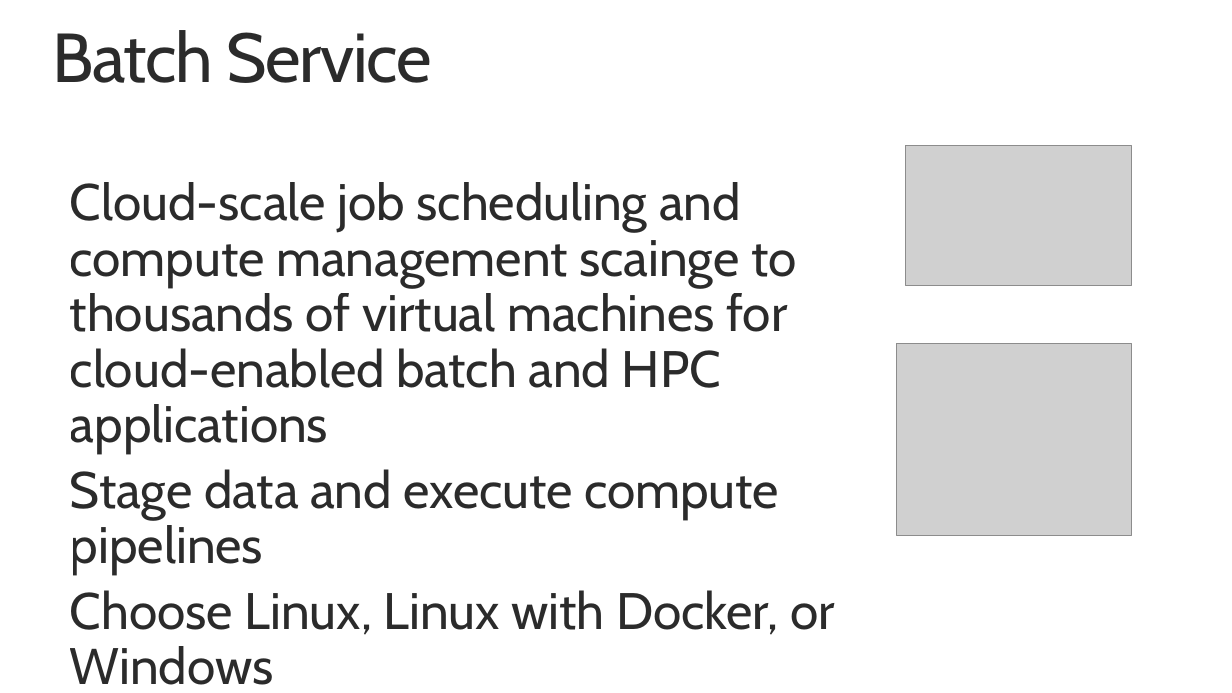
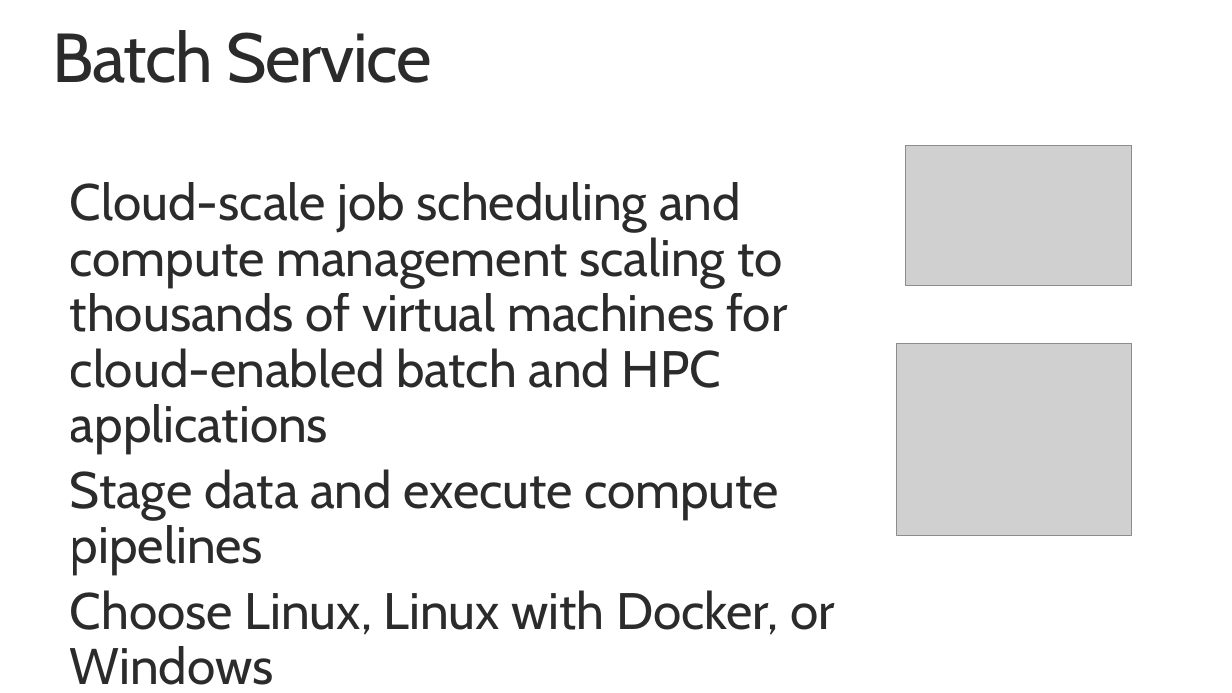
Before and after one commit to MSRConnections/Azure-training-course, a slide deck: slide 2 of Content/Batch/Azure Batch and Batch Shipyard.pptx. Drawn at 1232x693 pixels with LibreOffice and Linux fonts; fonts in the diff are those of the drawing; grey boxes stand for pictures. Boxes give left, top, right and bottom in pixels: in the first picture for what was removed or moved away, otherwise in the second. Text is boxed around its words. In the diff, an @@ line names an element or a change of style, - is before the commit and + after.

Commit message:
Fixed typo in slide deck

```diff
--- a/Content/Batch/Azure Batch and Batch Shipyard.pptx
+++ b/Content/Batch/Azure Batch and Batch Shipyard.pptx
@@ text at <box>70,182,787,453</box>: text changed @@
-Cloud-scale job scheduling and compute management scainge to thousands of virtual machines for cloud-enabled batch and HPC applications
+Cloud-scale job scheduling and compute management scaling to thousands of virtual machines for cloud-enabled batch and HPC applications
```
Also in this commit, not shown: 1 other slide changed.
